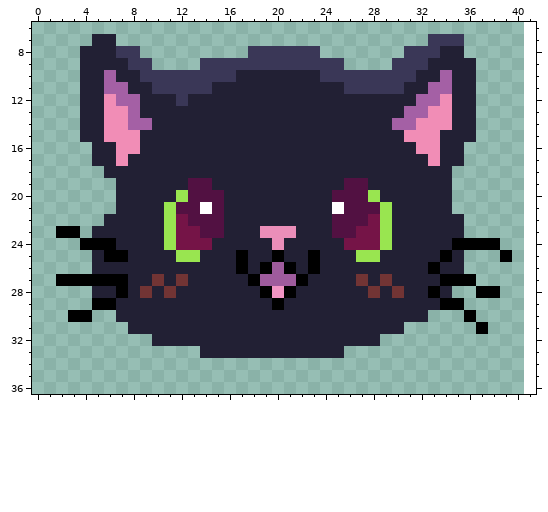
A pixel-art file gets an edit: docs/makuro.aseprite. The picture above is the old version.
41x35 pixels, 1 frame. Colours within 5 levels of each other are drawn and written as one. Shown: x 0..41, y 6..36. The old version is drawn lined up with the new one, on the new canvas.
After the commit:
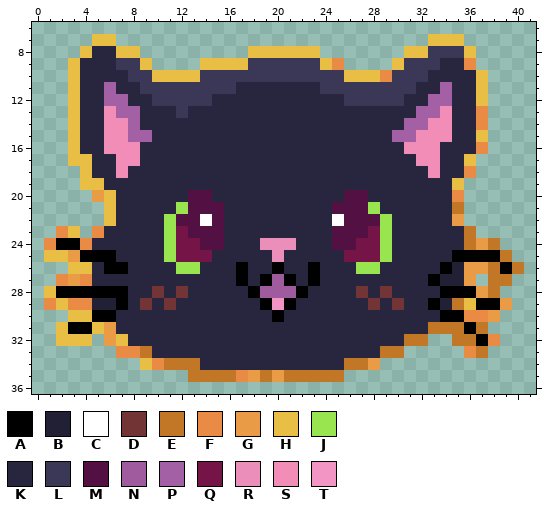
Palette (. is transparent): A #000000  B #222034  C #ffffff  D #723434  E #c17725  F #e98a45  G #e99b45  H #e9be45  J #99e550  K #28263e  L #3a3757  M #521142  N #9f5b9d  P #a460a5  Q #751447  R #eb8eb9  S #f18db6  T #f294c4
Change:
canvas 41x35 -> 42x42, the old top-left corner now at 0,3
y 7: x 5..6 BB -> HH; x 33..35 LLL -> HHH
y 8: x 4..8 BBBLL -> HKKHH; x 18..23 LLLLLL -> HHHHHH; x 31..32 LL -> HH; x 34..36 BB. -> LLH
y 9: x 3..7 .BBBB -> HKKKL; x 9 L -> H; x 14..17 LLLL -> HHHH; x 24..25 LL -> HF; x 30 L -> H; x 33..36 BBBB -> LKKF
y 10: x 3..8 .BBPBB -> HKKKKL; x 10..13 LLLL -> HHHH; x 17..23 BBBBBBB -> LLLLLLL; x 26..29 LLLL -> HHHF; x 32..37 BBPBB. -> LKKKKH
y 11: x 3..5 .BB -> HKK; x 7..9 PBB -> KKL; x 15..25 BBBBBBBBBBB -> LLKKKKKKKLL; x 31..33 BBP -> LKK; x 35..37 BB. -> KKH
y 12: x 3..6 .BBS -> HKKP; x 8..11 PBBB -> KKLL; x 13..32 BBBBBBBBBBBBBBBBBBBP -> LLKKKKKKKKKKKLLLLLKK; x 34..37 SBB. -> PKKH
y 13: x 3..5 .BB -> HKK; x 7 S -> P; x 9..31 BBBBBBBBBBBBBBBBBBBBBBP -> KKKLKKKKKKKKKKKKKKKKKKK; x 33 S -> P; x 35..37 BB. -> KKF
y 14: x 3..5 .BB -> HKK; x 9..30 PBBBBBBBBBBBBBBBBBBBBP -> KKKKKKKKKKKKKKKKKKKKKK; x 32 S -> P; x 35..37 BB. -> KKF
y 15: x 3..5 .BB -> HKK; x 8..31 SBBBBBBBBBBBBBBBBBBBBBBS -> PPKKKKKKKKKKKKKKKKKKKKPP; x 34..37 BBB. -> SKKH
y 16: x 3..6 ..BB -> HKKS; x 9..31 BBBBBBBBBBBBBBBBBBBBBBB -> KKKKKKKKKKKKKKKKKKKKKKS; x 34..37 BB.. -> KKKF
y 17: x 3..6 ..BB -> HHKK; x 8..32 BBBBBBBBBBBBBBBBBBBBBBBBB -> SKKKKKKKKKKKKKKKKKKKKKKKS; x 34..36 BB. -> KKH
y 18: x 4..36 ..BBBBBBBBBBBBBBBBBBBBBBBBBBBBB.. -> HKKSKKKKKKKKKKKKKKKKKKKKKKKKKSKKF
y 19: x 4..35 ...BBBBBBMMBBBBBBBBBBBMMBBBBBBB. -> HHKKKKKKKKKKKKKKKKKKKKKKKKKKKKKH
y 20: x 5..12 ..BBBBBJ -> GHKKKKKK; x 15..25 MBBBBBBBBBM -> KKKKKKKKKKK; x 28..35 JBBBBBB. -> KKKKKKKF
y 21: x 6..12 .BBBBJM -> HKKKKKJ; x 14 C -> M; x 16..25 BBBBBBBBBC -> KKKKKKKKKM; x 28..35 MJBBBBB. -> JKKKKKKE
y 22: x 6..10 BBBBB -> HKKKK; x 12 Q -> M; x 14 M -> C; x 16..25 BBBBBBBBBM -> KKKKKKKKKC; x 28 Q -> M; x 30..35 BBBBBB -> KKKKKG
y 23: x 2..3 AA -> FH; x 5..10 BBBBBB -> FKKKKK; x 13 Q -> M; x 16..24 BBBRRRBBB -> KKKKKKKKK; x 27 Q -> M; x 30..36 BBBBBB. -> KKKKKKE
y 24: x 1..10 ...AAABBBB -> FAAFKKKKKK; x 14..19 QBBBBB -> MMKKKR; x 21..26 BBBBBQ -> RKKKMM; x 30..38 BBBBBAAAA -> KKKKKKEGE
y 25: x 1..5 ....B -> HHGAA; x 7..39 ABBBBJJBBBABBABBABBBJJBBBBBAB...A -> KKKKJQQQKKKKKRKKKKKQQQJKKKKKAAAAE
y 26: x 3..16 ..BBBBBBBBBBBB -> HHKAAKKKKJJKKK; x 18..22 BANAB -> KKAKK; x 24..34 BBBBBBBBBAB -> KKKJJKKKKKA; x 36..40 ..... -> GGEAE
y 27: x 2..19 AAAAAABBDBDBBBBBAN -> FGFKKKKKKKKKKKKAKA; x 21..36 NABBBBDBDBBBBAAA -> AKAKKKKKKKKKABBG; x 38..39 .. -> EE
y 28: x 1..6 ....BB -> HAAAAA; x 8..38 BDBDBBBBBBBATABBBBBBDBDBBAB..AA -> KKDKDKKKKKANNNAKKKKDKDKKKKAAAGE
y 29: x 1..39 ....AABBBBBBBBBBBBBABBBBBBBBBBBBBAA.... -> FHFFBBAKDKDKKKKKKKATAKKKKKKDKDKKABEHAAG
y 30: x 3..38 AA..BBBBBBBBBBBBBBBBBBBBBBBBBB...A.. -> HHAAKKKKKKKKKKKKKAKKKKKKKKKKKKKAAFFG
y 31: x 2..37 ......BBBBBBBBBBBBBBBBBBBBBBB......A -> HAAHGKKKKKKKKKKKKKKKKKKKKKKKKKKEEEAE
y 32: x 2..4 ... -> HHH; x 6..32 ....BBBBBBBBBBBBBBBBBBB.... -> GHKKKKKKKKKKKKKKKKKKKKKKKEE; x 35..38 .... -> EEAF
y 33: x 7..30 .......BBBBBBBBBBBB..... -> FFEKKKKKKKKKKKKKKKKKKKEE; x 36..37 .. -> FE
y 34: x 9..28 .................... -> HFEEEKKKKKKKKKKKKEEG
y 35: x 13..25 ............. -> EEEEFGEGEEEEE
Pixel boxes of the changes (left, top, right, bottom) in both pictures:
changed: (44, 34, 524, 382)
